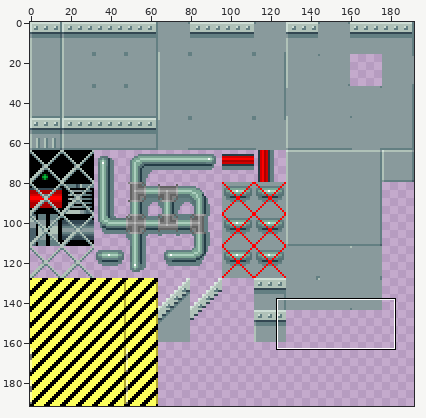
Sprite sheet, stored at assets/textures/tilesets/factory.png. Above, an overview of the earlier version with the close-up marked.
Close-up. The starting point:
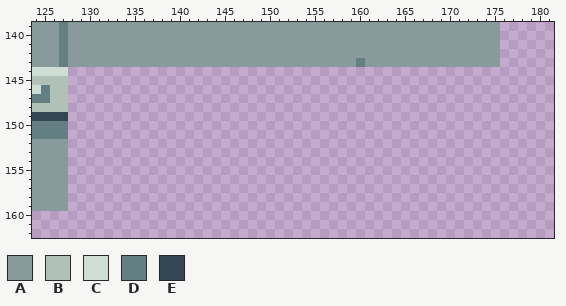
The file is 192x192 pixels. Colours within 5 levels of each other are drawn and written as one. Shown: x 124..181, y 139..162.
Palette (. is transparent): A #899a9c  B #b0c2b8  C #ceded5  D #637f82  E #334752
Pixels before, first column x 124:
139 AAADAAAAAAAAAAAAAAAAAAAAAAAAAAAAAAAAAAAAAAAAAAAAAAAA
140 AAADAAAAAAAAAAAAAAAAAAAAAAAAAAAAAAAAAAAAAAAAAAAAAAAA
141 AAADAAAAAAAAAAAAAAAAAAAAAAAAAAAAAAAAAAAAAAAAAAAAAAAA
142 AAADAAAAAAAAAAAAAAAAAAAAAAAAAAAAAAAAAAAAAAAAAAAAAAAA
143 AAADAAAAAAAAAAAAAAAAAAAAAAAAAAAAAAAADAAAAAAAAAAAAAAA
144 CCCC................................................
145 BBBB................................................
146 CDBB................................................
147 DDBB................................................
148 BBBB................................................
149 EEEE................................................
150 DDDD................................................
151 DDDD................................................
152 AAAA................................................
153 AAAA................................................
154 AAAA................................................
155 AAAA................................................
156 AAAA................................................
157 AAAA................................................
158 AAAA................................................
159 AAAA................................................
After the commit:
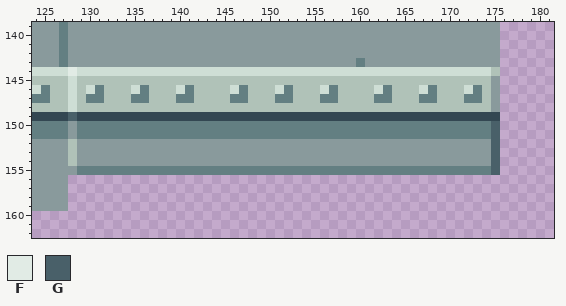
Colours new in this view: F #e1ebe5  G #496069
Commit message: Add one-way platforms to the tileset
What changed:
Colour A now appears in rows 145 to 148 at x 175; in rows 150 to 151 at x 128; in rows 152 to 154 at x 129 to 174; in row 155 at x 128.
Colour B now appears in row 144 at x 175; in row 145 at x 129 to 174; in rows 146 to 147 at x 129, 132 to 134, 137 to 139, 142 to 145, 148 to 150, 153 to 155, 158 to 161, 164 to 166, 169 to 171 and 174; in row 148 at x 129 to 174; in rows 152 to 154 at x 128.
Colour C now appears in row 144 at x 129 to 174; in row 145 at x 128; in row 146 at x 128, 130, 135, 140, 146, 151, 156, 162, 167 and 172; in rows 147 to 148 at x 128.
Colour D now appears in row 146 at x 131, 136, 141, 147, 152, 157, 163, 168 and 173; in row 147 at x 130 to 131, 135 to 136, 140 to 141, 146 to 147, 151 to 152, 156 to 157, 162 to 163, 167 to 168 and 172 to 173; in rows 150 to 151 at x 129 to 174; in row 155 at x 129 to 174.
Colour E now appears in row 149 at x 129 to 175.
Colour F now appears in row 144 at x 128.
Colour G now appears in row 149 at x 128; in rows 150 to 155 at x 175.
Boxes around the changes in both close-ups, in picture pixels (x1, y1, x2, y2):
added: (68, 67, 500, 175)
